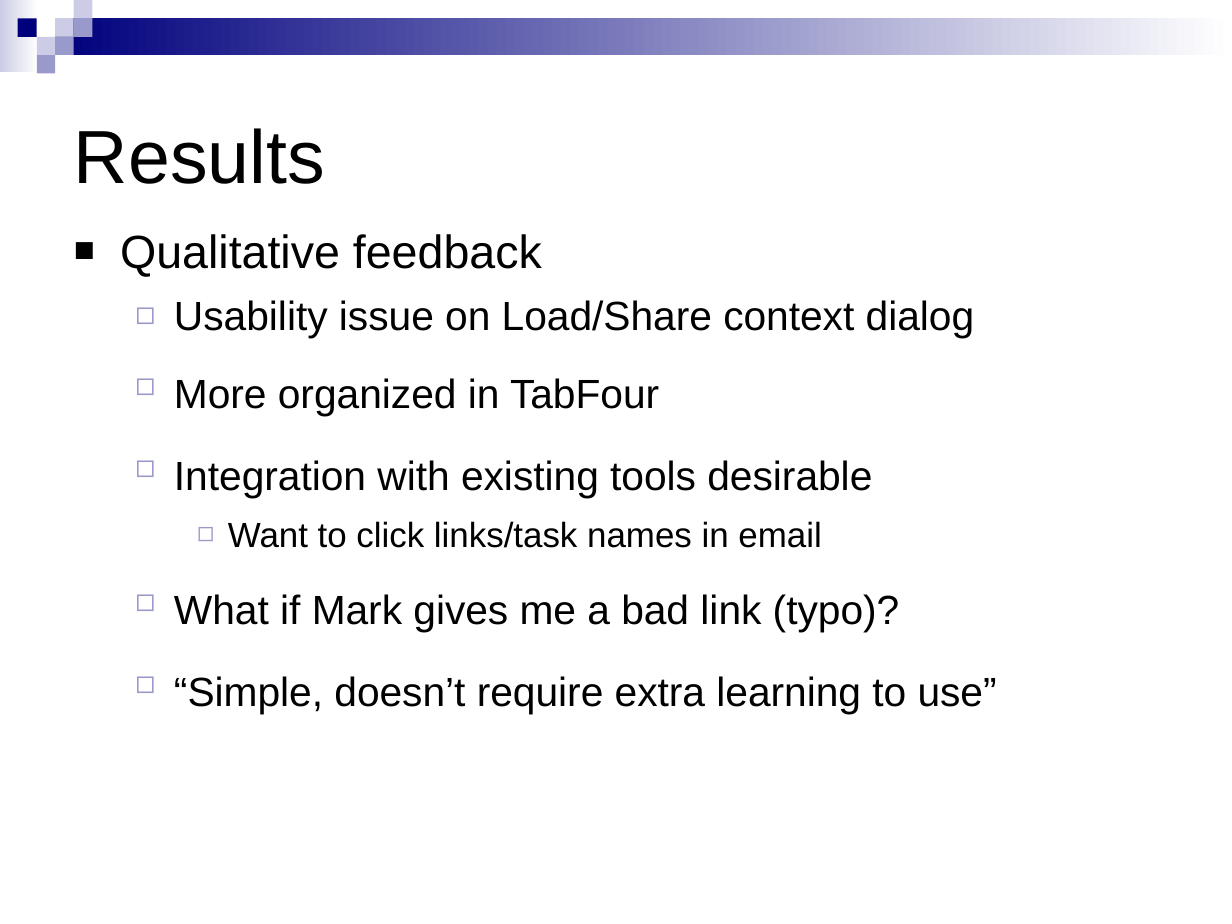
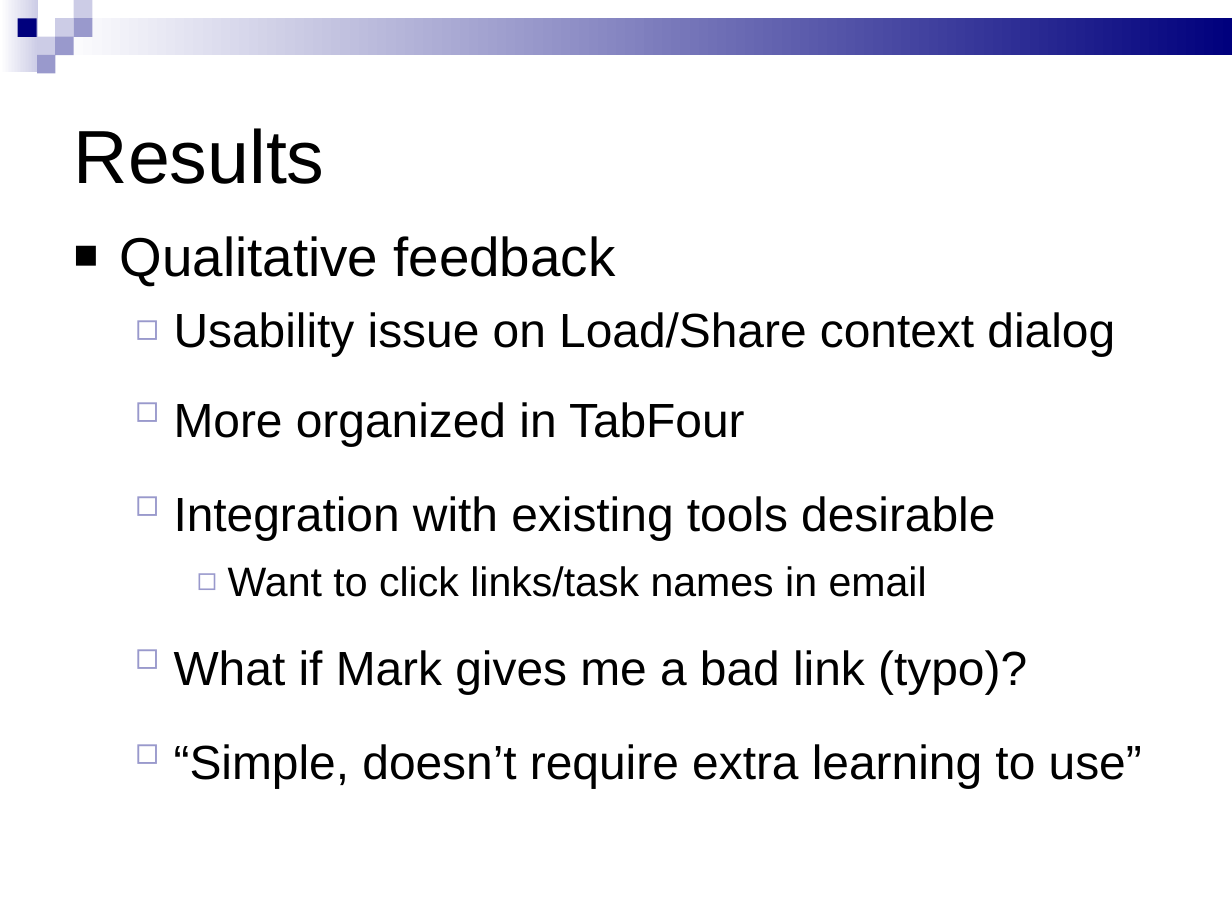
Before and after one commit to mohanraj-r/tabfour, a slide deck: slide 23 of Tab4/doc/544 Phase 3 presentation - new.ppt (slide 22 before the commit). Drawn at 1232x924 pixels with LibreOffice and Linux fonts; fonts in the diff are those of the drawing. Boxes give left, top, right and bottom in pixels: in the first picture for what was removed or moved away, otherwise in the second. Text is boxed around its words. In the diff, an @@ line names an element or a change of style, - is before the commit and + after.

```diff
--- a/Tab4/doc/544 Phase 3 presentation - new.ppt
+++ b/Tab4/doc/544 Phase 3 presentation - new.ppt
@@ rectangle at (0, 0, 38, 71): fill gradient #FFFFFF to #CCCCE6 to gradient #CCCCE6 to #FFFFFF @@
@@ rectangle at (55, 18, 1232, 55): fill gradient #FFFFFF to #00007D to gradient #00007D to #FFFFFF @@
@@ text "Qualitative feedback" at (120, 236, 1142, 788): size 27.2 to 32 pt in "Qualitative feedback"; size 23.8 to 28 pt in "Usability issue on Load/Share context dialog", "More organized in TabFour", "Integration with existing tools desirable", "What if Mark gives me a bad ..." and 1 more places; size 20.4 to 24 pt in "Want to click links/task names in email"; indent changed @@
```
Also in this commit, not shown: 24 other slides changed, 1 slide added.
